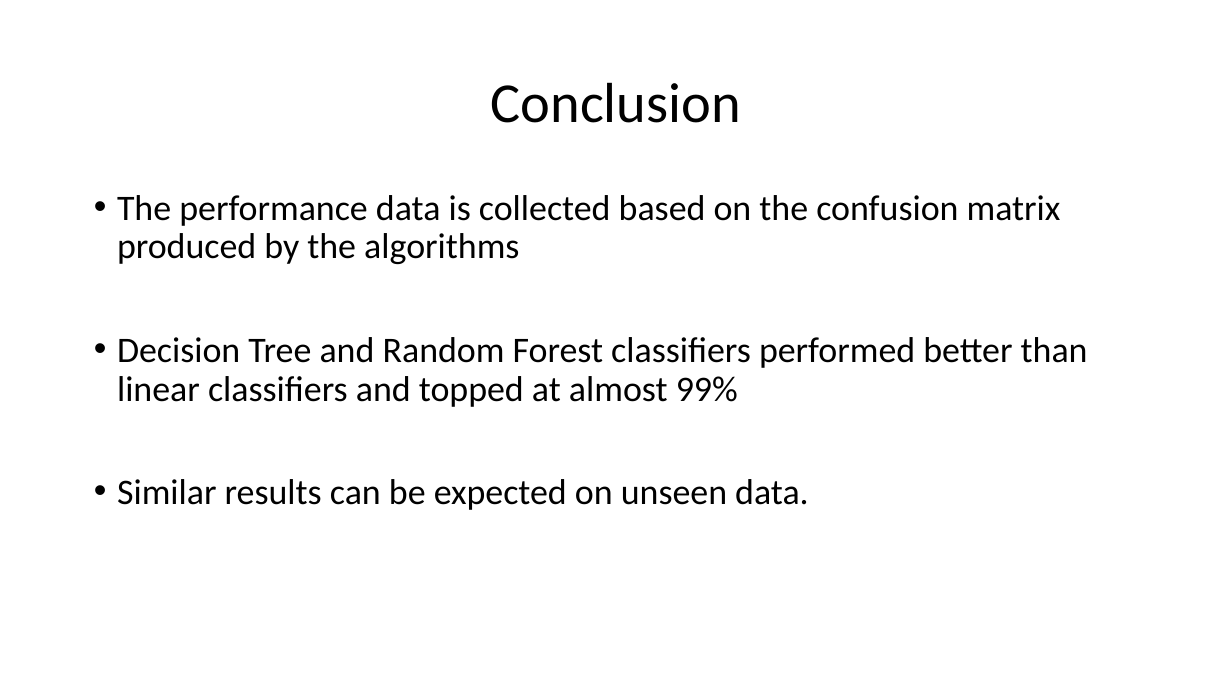
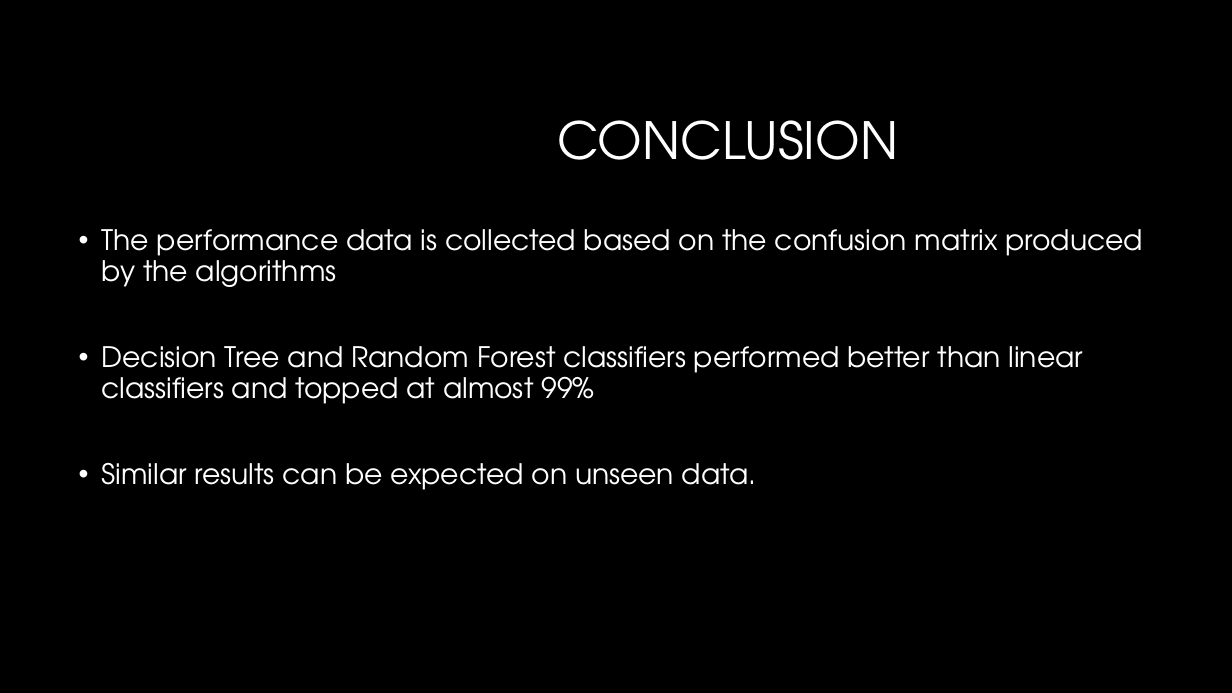
Before and after one commit to nsudhanva/eit, a slide deck: slide 11 of docs/Electrical Impedance Tomography.pptx. Drawn at 1232x693 pixels with LibreOffice and Linux fonts; fonts in the diff are those of the drawing; background and template pictures are left out. Boxes give left, top, right and bottom in pixels: in the first picture for what was removed or moved away, otherwise in the second. Text is boxed around its words. In the diff, an @@ line names an element or a change of style, - is before the commit and + after.

Commit message:
Added Theme

```diff
--- a/docs/Electrical Impedance Tomography.pptx
+++ b/docs/Electrical Impedance Tomography.pptx
@@ background #FFFFFF to #000000 @@
@@ title at (557,120,898,160): text changed; size 44 to 40 pt; font Calibri to TeX Gyre Adventor; text colour #000000 to #FFFFFF @@
-Conclusion
+CONCLUSION
@@ text "The performance data is collected ...": place and size @@
-text "The performance data is collected ..." at (117,195,1088,510)
+text "The performance data is collected ..." at (102,229,1144,490)
@@ text "The performance data is collected ..." at (102,229,1144,490): size 28 to 22 pt, font Calibri to TeX Gyre Adventor, text colour #000000 to #FFFFFF @@
```
Also in this commit, not shown: 10 other slides changed.
